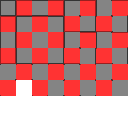
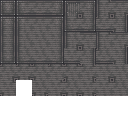
Revision of a layered 128px x 128px image; what changed, layer by layer:
showed group "Centers" (3 layers) over (0, 0, 48, 80)
painted on "NO CORNER" over (32, 32, 48, 48)
painted on "4 CORNER" over (16, 64, 32, 80)
painted on "FULL" over (0, 0, 16, 16)
showed group "1 Corner" (4 layers) over (96, 64, 128, 96)
painted on "TOP RGHT" (1st of 2, in "1 Corner") over (96, 80, 112, 96)
painted on "TOP LEFT" (1st of 2, in "1 Corner") over (112, 80, 128, 96)
painted on "BTM LEFT" (1st of 2, in "1 Corner") over (112, 64, 128, 80)
painted on "BTM RIGHT" over (96, 64, 112, 80)
showed group "2 Corner" (6 layers) over (0, 64, 64, 96)
painted on "2 TOP" over (48, 64, 64, 80)
painted on "2 LEFT" over (32, 64, 48, 80)
painted on "2 RGHT" over (48, 80, 64, 96)
painted on "2 DIAG (LR)" over (0, 64, 16, 80)
painted on "2 DIAG (RL)" over (0, 80, 16, 96)
painted on "2 BTM" over (32, 80, 48, 96)
showed group "3 Corner" (4 layers) over (64, 64, 96, 96)
painted on "3C TOP LEFT" over (80, 80, 96, 96)
showed group "1 Straight" (4 layers) over (16, 16, 64, 64)
showed group "1 Straight 1 Corner" (8 layers) over (64, 32, 128, 64)
showed group "1 Straight 2 Corner" (4 layers) over (96, 0, 128, 32)
showed group "2 Straight" (6 layers) over (0, 0, 64, 64)
showed group "2 Straight 1 Corner" (4 layers) over (64, 0, 96, 32)
showed group "3 Sides" (4 layers) over (0, 0, 64, 64)
…and 33 more changes (33 painted)
